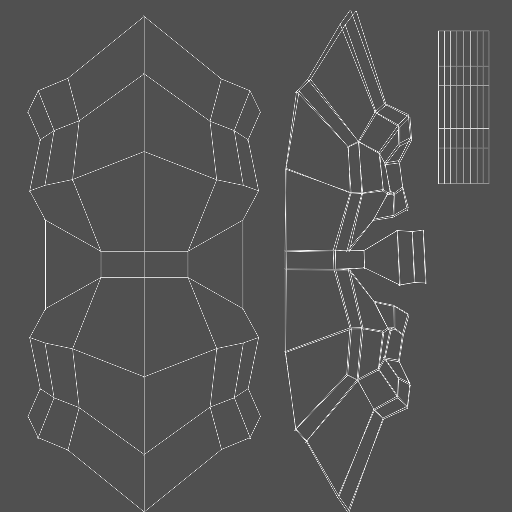
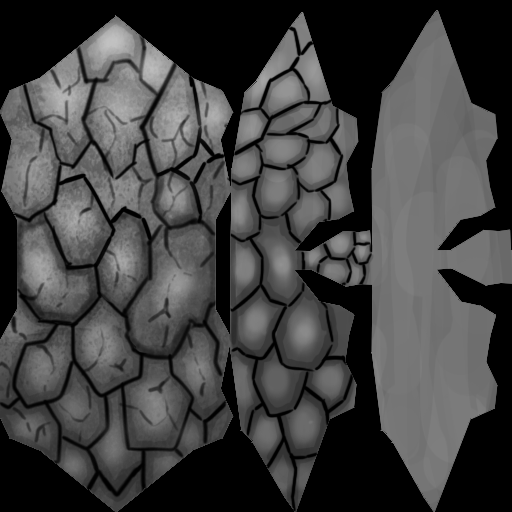
Before/after of a w=512, h=512 layered artwork. What changed in the layer stack:
renamed "UV's" to "Laag 1", hid it, painted on it over [0, 10, 512, 512]
added layer "rock lines" above "Laag 5" over [0, 15, 373, 512]
added layer "Laag 5" above "Laag 4" over [223, 47, 376, 499]
added layer "Laag 4" above "Laag 3" over [226, 67, 375, 512]
added layer "Laag 3" above "front" over [221, 12, 384, 512]
added group "front" with 5 layers above "Laag 2" over [0, 10, 512, 512]
added layer "grunge" (1st of 2, in "front") in group "front" over [0, 11, 512, 512]
added layer "highlights" in group "front" over [11, 15, 201, 507]
added layer "shading" in group "front" over [0, 15, 234, 503]
added layer "grunge" (2nd of 2, in "front") in group "front" over [0, 15, 273, 512]
renamed "Laag 1" to "base", moved it into group "front", painted on it over [0, 10, 512, 512]
renamed "BG" to "Laag 2", painted on it over [0, 0, 512, 512]
